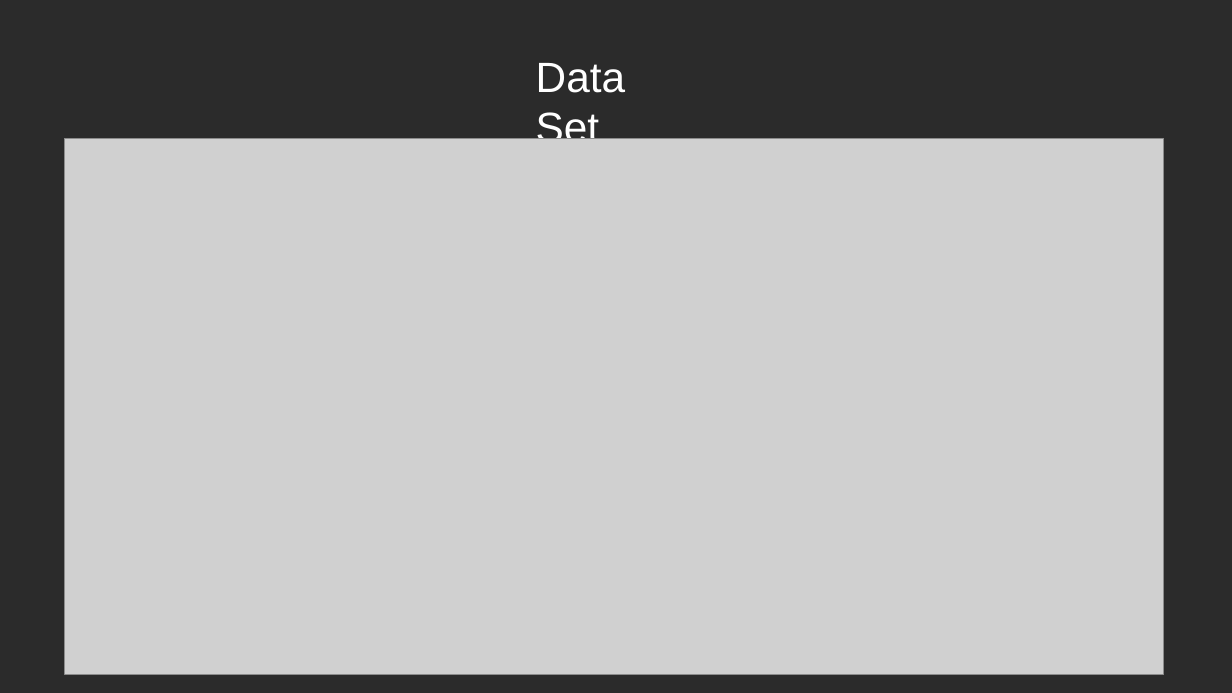
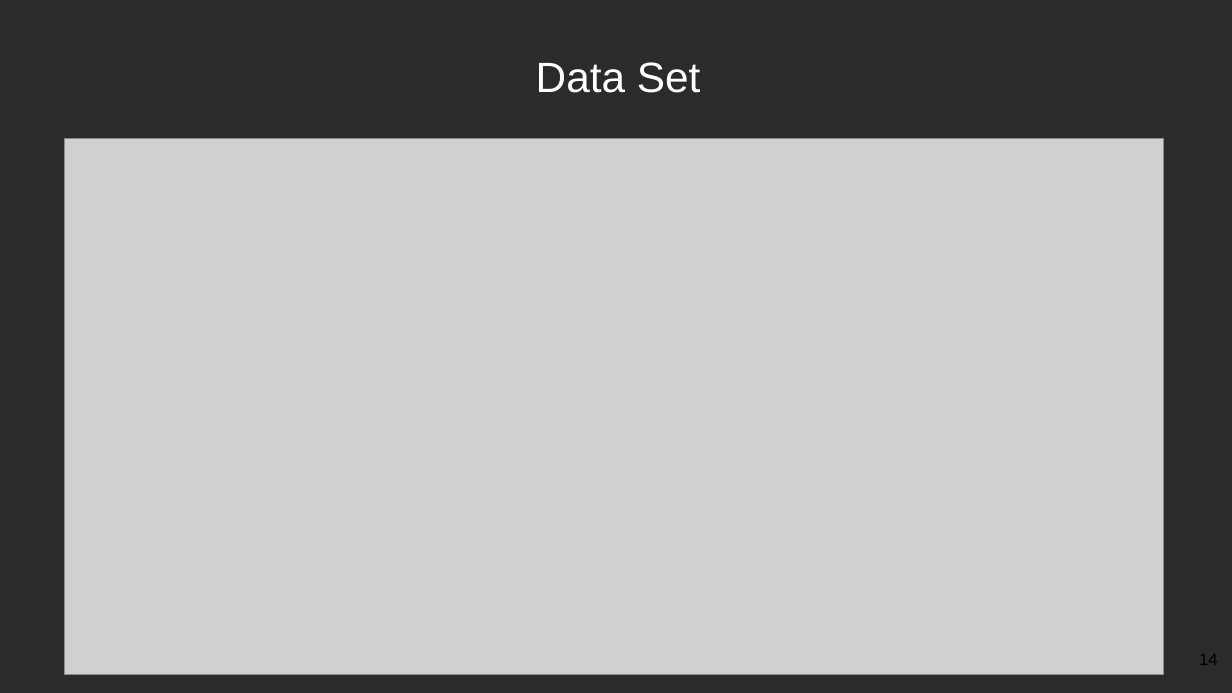
Before and after one commit to YoussifAssem/Genatac, a slide deck: slide 14 of E-Genetics/Proposal/genetics(2).pptx. Drawn at 1232x693 pixels with LibreOffice and Linux fonts; fonts in the diff are those of the drawing; grey boxes stand for pictures; background and template pictures are left out; a plain dark background stands for a picture behind light text. Boxes give left, top, right and bottom in pixels: in the first picture for what was removed or moved away, otherwise in the second. Text is boxed around its words. In the diff, an @@ line names an element or a change of style, - is before the commit and + after.

```diff
--- a/E-Genetics/Proposal/genetics(2).pptx
+++ b/E-Genetics/Proposal/genetics(2).pptx
@@ text "Data Set" rewrapped from [536,63,625,151] to [536,62,700,93] @@
@@ page number added at [1199,654,1218,665], 13 pt, text #000000 @@
+14
```
Also in this commit, not shown: 17 other slides changed.
